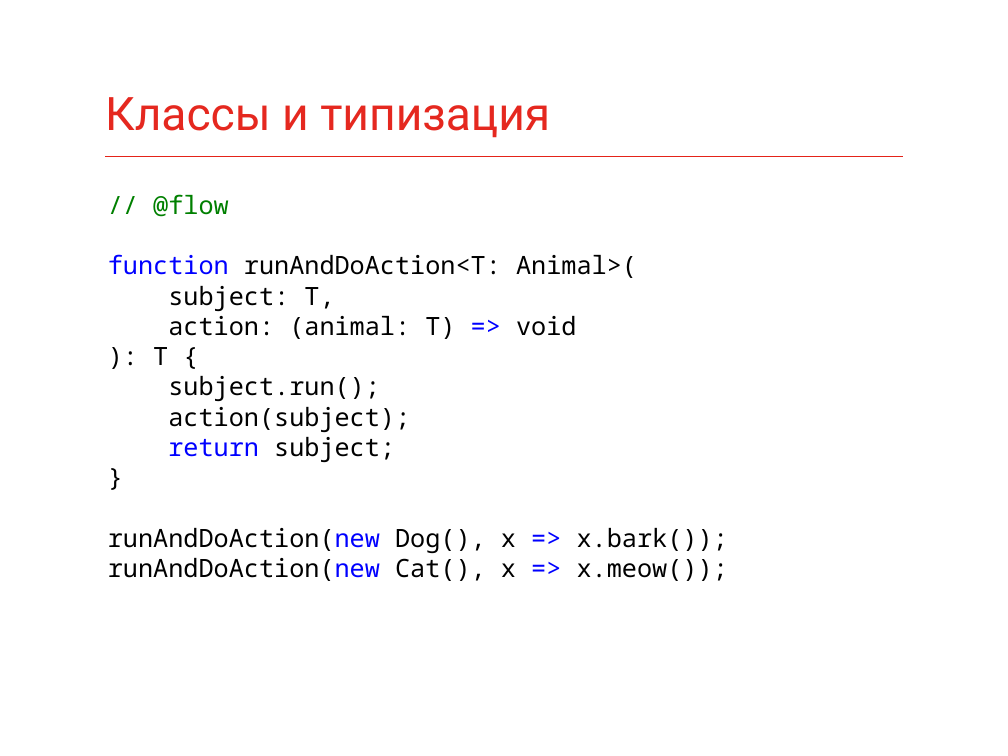
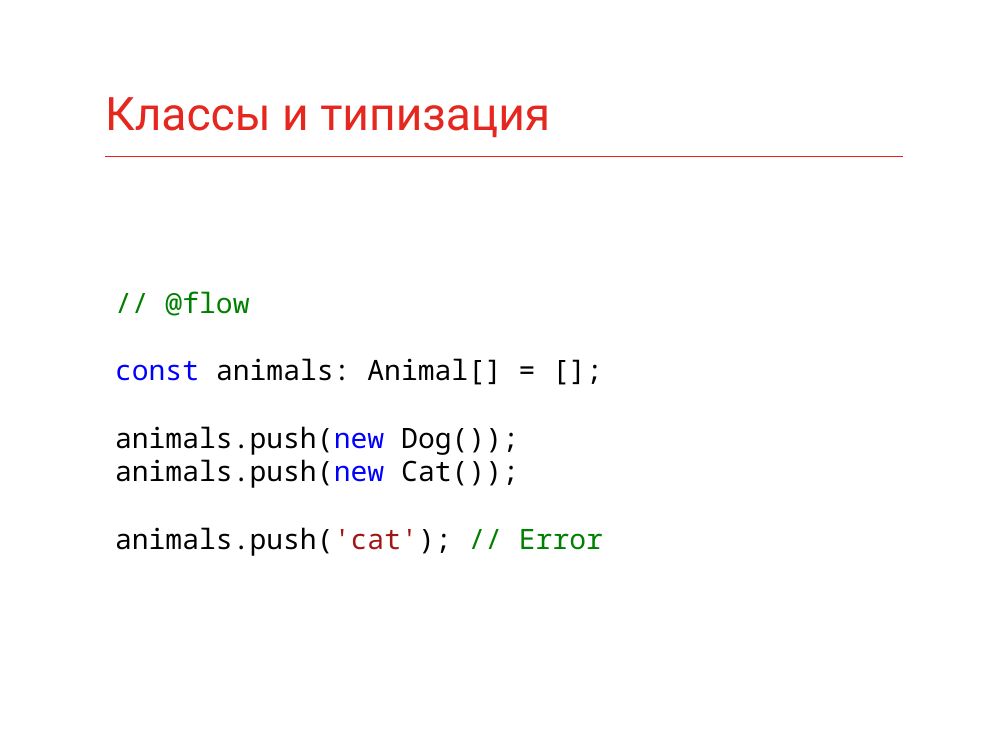
Before and after one commit to fmx1k/konfur-summer-2017-slides, a slide deck: slide 7 of Slides/Backend vs Frontend.pptx. Drawn at 1008x756 pixels with LibreOffice and Linux fonts; fonts in the diff are those of the drawing. Boxes give left, top, right and bottom in pixels: in the first picture for what was removed or moved away, otherwise in the second. Text is boxed around its words. In the diff, an @@ line names an element or a change of style, - is before the commit and + after.

```diff
--- a/Slides/Backend vs Frontend.pptx
+++ b/Slides/Backend vs Frontend.pptx
@@ text removed at bbox=[108, 194, 728, 581] @@
-// @flow
-function runAndDoAction<T: Animal>(
-subject: T,
-action: (animal: T) => void
-): T {
-subject.run();
-action(subject);
-return subject;
-}
-runAndDoAction(new Dog(), x => x.bark());
-runAndDoAction(new Cat(), x => x.meow());
@@ text added at bbox=[115, 291, 603, 556], 20 pt, text #000000 @@
+// @flow
+const animals: Animal[] = [];
+animals.push(new Dog());
+animals.push(new Cat());
+animals.push('cat'); // Error
```
Also in this commit, not shown: 8 other slides changed, 2 slides added, 5 other files.
